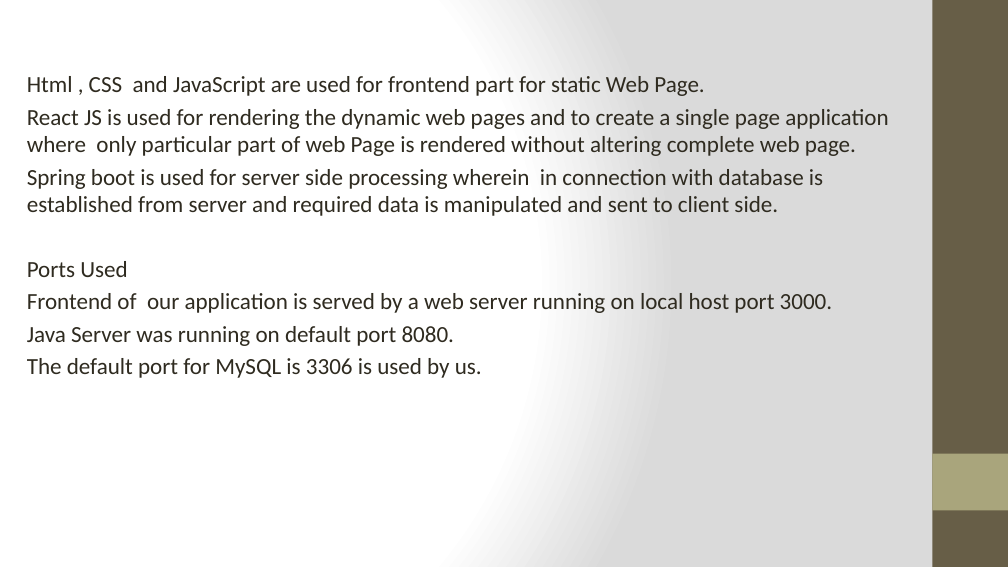
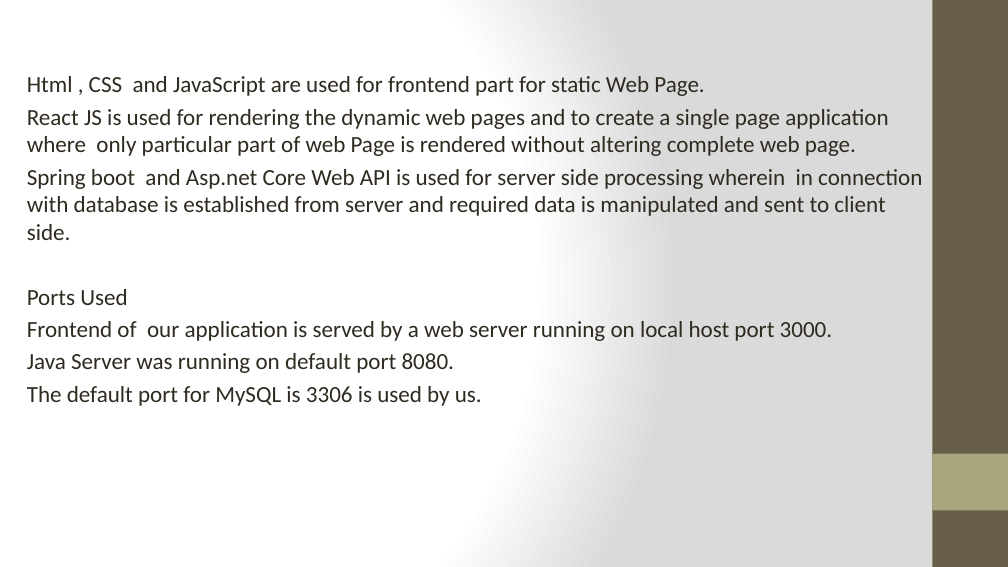
Before and after one commit to SupriyaW1/QuizMaster, a slide deck: slide 19 of Quiz Master PPT.pptx. Drawn at 1008x567 pixels with LibreOffice and Linux fonts; fonts in the diff are those of the drawing. Boxes give left, top, right and bottom in pixels: in the first picture for what was removed or moved away, otherwise in the second. Text is boxed around its words. In the diff, an @@ line names an element or a change of style, - is before the commit and + after.

```diff
--- a/Quiz Master PPT.pptx
+++ b/Quiz Master PPT.pptx
@@ text at bbox=[27, 169, 922, 240]: text changed @@
-Spring boot is used for server side processing wherein in connection with database is established from server and required data is manipulated and sent to client side.
+Spring boot and Asp.net Core Web API is used for server side processing wherein in connection with database is established from server and required data is manipulated and sent to client side.
```
Also in this commit, not shown: 5 other slides changed, 23 other files.
